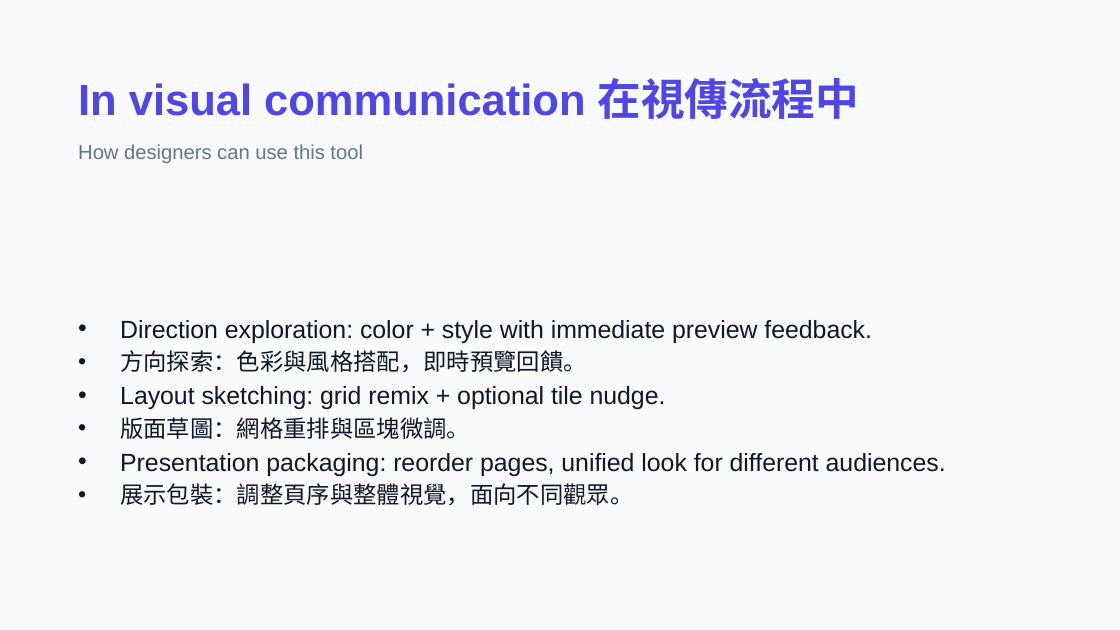
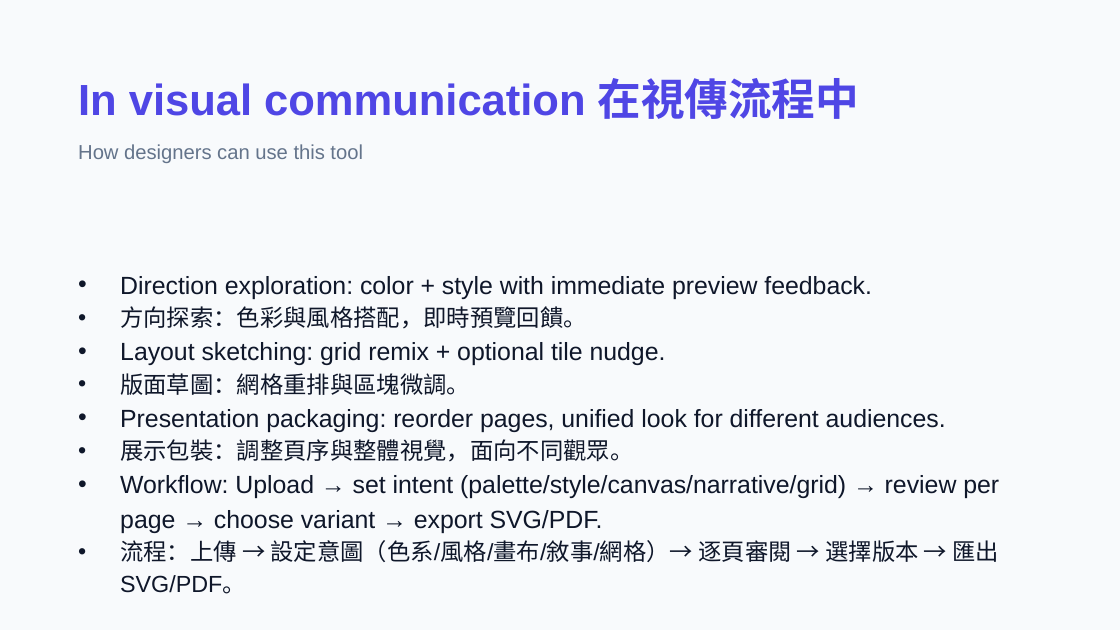
Before and after one commit to macaumonsoon/Portfolio-ReStyle-AI, a slide deck: slide 4 of presentation/Portfolio-ReStyle-AI-Design-Deck.pptx. Drawn at 1120x630 pixels with LibreOffice and Linux fonts; fonts in the diff are those of the drawing. Boxes give left, top, right and bottom in pixels: in the first picture for what was removed or moved away, otherwise in the second. Text is boxed around its words. In the diff, an @@ line names an element or a change of style, - is before the commit and + after.

```diff
--- a/presentation/Portfolio-ReStyle-AI-Design-Deck.pptx
+++ b/presentation/Portfolio-ReStyle-AI-Design-Deck.pptx
@@ text at <box>120,475,1000,594</box>: paragraphs added @@
+• Workflow: Upload → set intent (palette/style/canvas/narrative/grid) → review per page → choose variant → export SVG/PDF.
+• 流程：上傳 → 設定意圖（色系/風格/畫布/敘事/網格）→ 逐頁審閱 → 選擇版本 → 匯出 SVG/PDF。
```
Also in this commit, not shown: 5 other slides changed, 1 other file.
